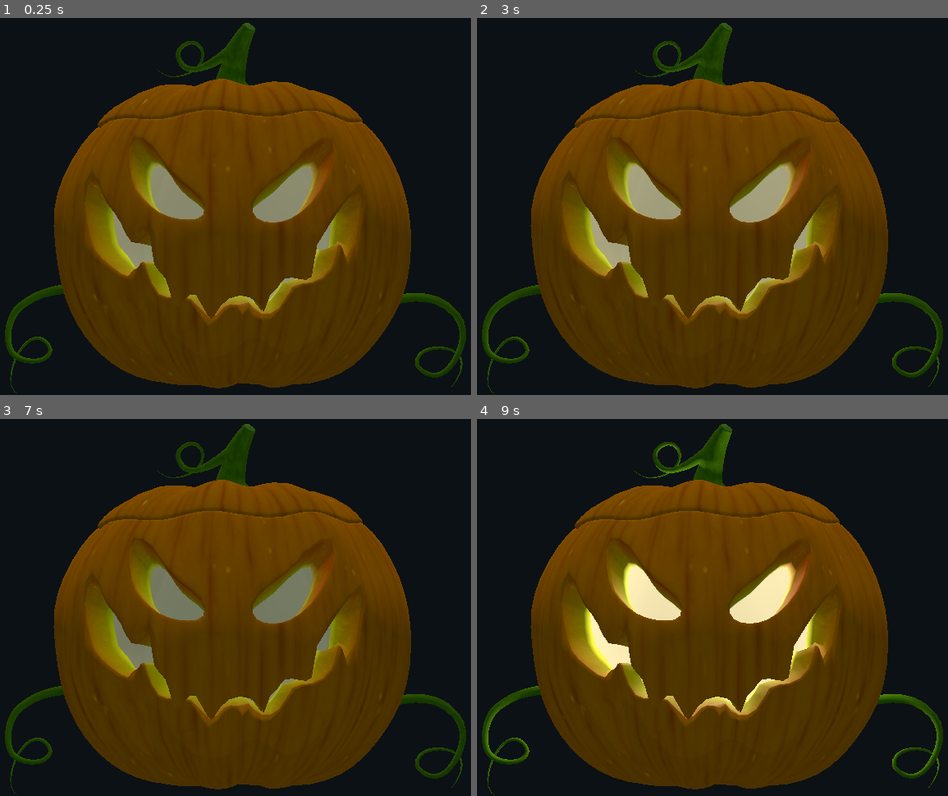
Above: before the commit, frames 1-4 (two rows, left to right).
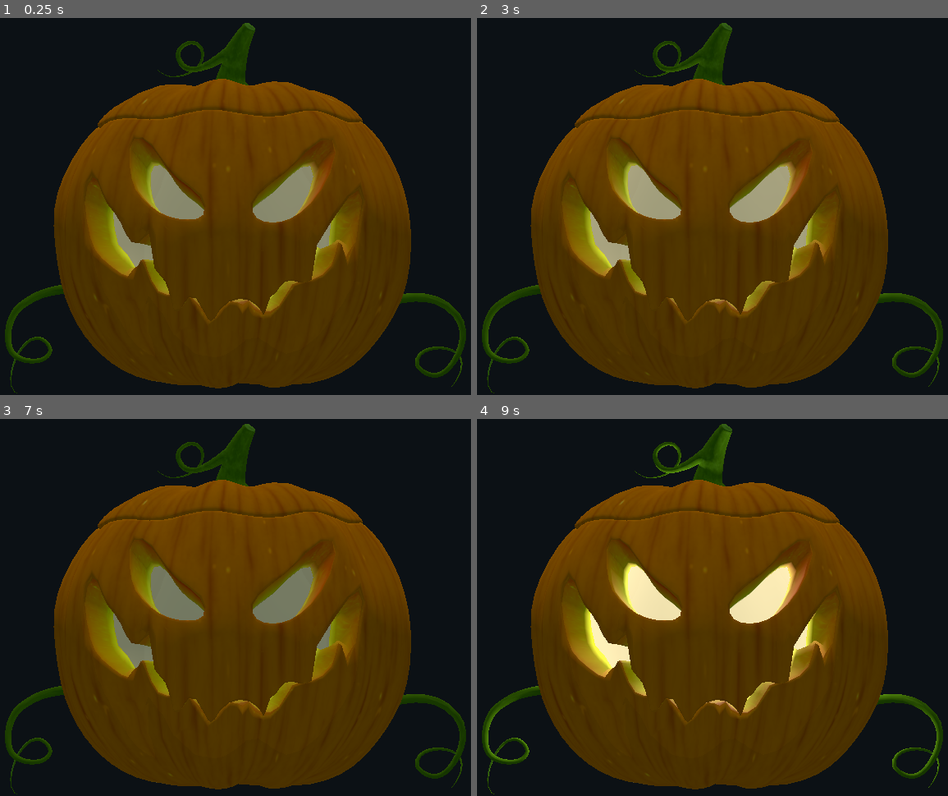
Above: after the commit, the same moments.

Repository: howchmo/talkingpumpkin
Game: Godot game, scene res://assets/scenes/pumpkin.tscn
The game is run twice, just before and just after one commit, with the same random seed, the same clock (stepped at 60 frames per second) and the same inputs.
Inputs:
- Up to frame 1 (0.25 s): no input
- Up to frame 2 (3 s): tap Enter at 1.25, 2.75 s; tap Space at 2 s
- Up to frame 3 (7 s): tap Space at 3.5, 5.75 s; tap Enter at 5 s
- Up to frame 4 (9 s): no input

The runs differ from the first frame. In frame 1, 0.6% of the frame differs, in the area x 25-74%, y 54-81%; in frame 2, 0.6%; in frame 3, 0.6%; in frame 4, 0.7%, in the area x 25-75%, y 54-81%.

Commit message:
Added mouth speed adjustment to make mouth movement more realistic
+ Cleaned up some of the variables
+ adjusted some of the constant values to calibrate for realistic mouth speech patterns

Diff:
--- a/talking-pumpkin-godot/assets/models/movemouth.gd
+++ b/talking-pumpkin-godot/assets/models/movemouth.gd
@@ -1,16 +1,18 @@
 extends Spatial
 
+export var mouth_speed = 0.05
+export var mouth_limit = 0.18
+export var sound_threshold = -50.0
+export var frequency_high = 110
+export var frequency_low = 110
+
+var timer
+
 var spectrum
-var timer
 var skel
 var mouth_upper
 var mouth_lower
-var modifier
 var mouth_distance = 0.0
-var mouth_threshold = 0.18
-export var mouth_speed = 0.1
-export var mouth_limit = 0.18
-export var sound_threshold = -70.0
 var mouth_close = false
 
 # Called when the node enters the scene tree for the first time.
@@ -21,15 +23,13 @@
 	skel = get_node("Armature/Skeleton/")
 	mouth_upper = skel.get_bone_pose(2)
 	mouth_lower = skel.get_bone_pose(1)
-	modifier = mouth_distance
 
 func is_mic_volume_high( threshold ):
-	var mag = spectrum.get_magnitude_for_frequency_range(80,140,1)
+	var mag = spectrum.get_magnitude_for_frequency_range(frequency_low,frequency_high,1)
 	mag = linear2db(mag.length())
 	if mag < threshold:
 		return false
 	else:
-		print(mag)
 		return true
 
 func move_mouth( mouth_distance ):
@@ -46,11 +46,10 @@
 	else:
 		mouth_close = true
 	if mouth_close:
-		if mouth_distance == 0.0:
-			mouth_distance = mouth_threshold
-			move_mouth(mouth_distance)
+		if mouth_distance < mouth_limit and mouth_distance >= -mouth_speed:
+			mouth_distance += mouth_speed
+			move_mouth(mouth_speed)
 	else:
-		if mouth_distance == mouth_threshold:
-			mouth_distance = -mouth_threshold
-			move_mouth(mouth_distance)
-			mouth_distance = 0.0
+		if mouth_distance >= 0.0:
+			mouth_distance -= mouth_speed
+			move_mouth(-mouth_speed)
